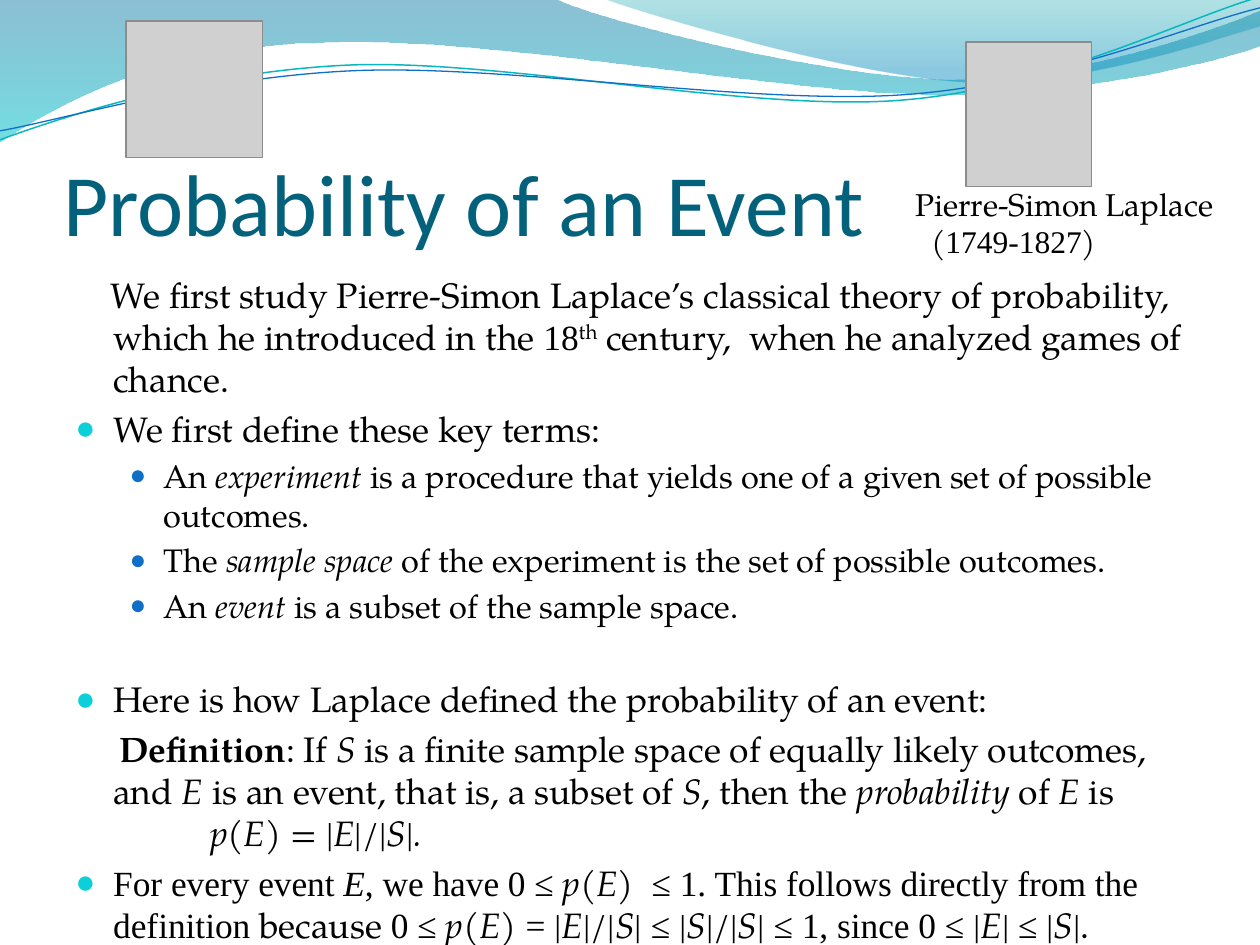
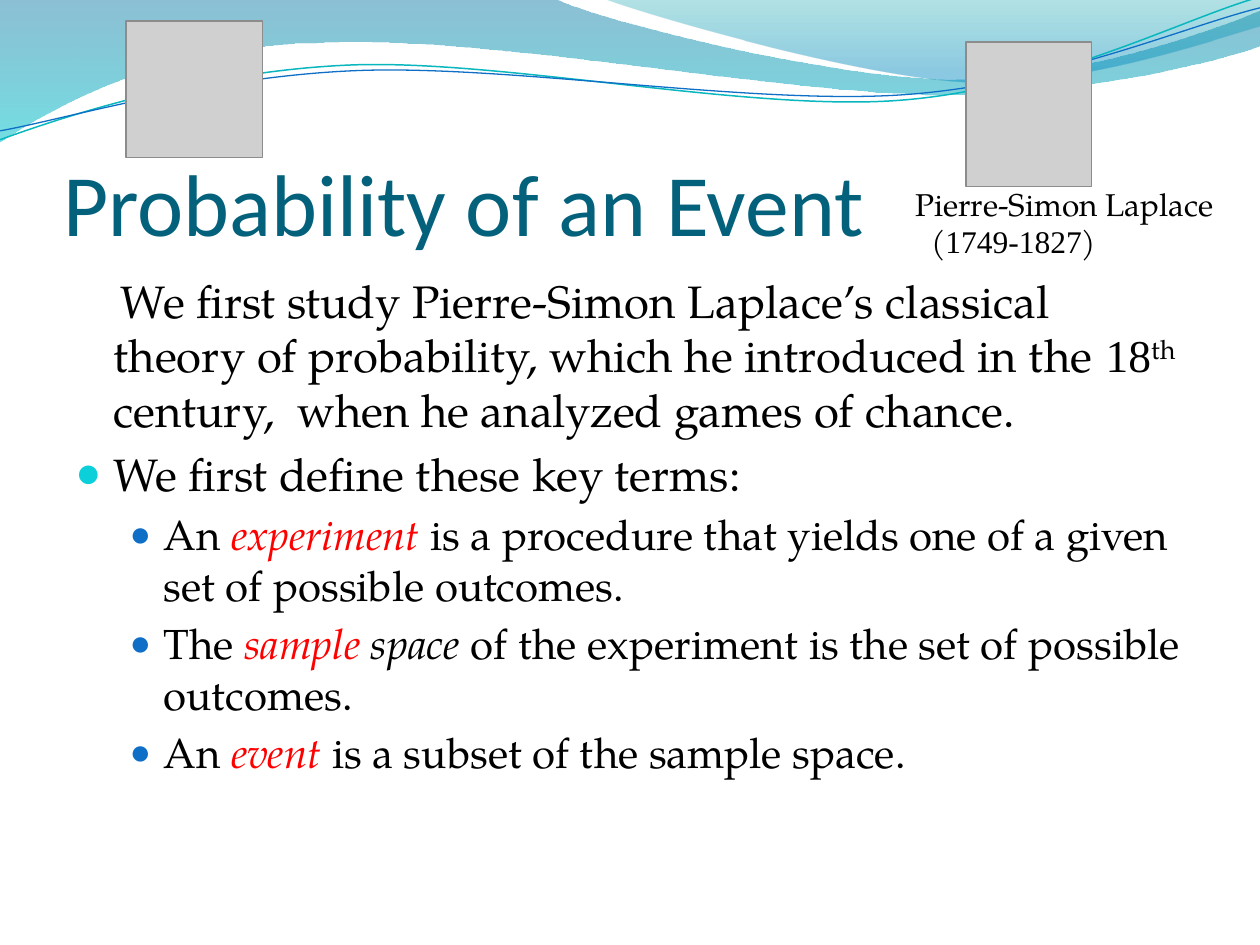
Before and after one commit to lin-chen-GA/lin-chen-GA.github.io, a slide deck: slide 3 of cs2620/slides/cs2620_notes7.pptx. Drawn at 1260x945 pixels with LibreOffice and Linux fonts; fonts in the diff are those of the drawing; grey boxes stand for pictures; background and template pictures are left out. Boxes give left, top, right and bottom in pixels: in the first picture for what was removed or moved away, otherwise in the second. Text is boxed around its words. In the diff, an @@ line names an element or a change of style, - is before the commit and + after.

```diff
--- a/cs2620/slides/cs2620_notes7.pptx
+++ b/cs2620/slides/cs2620_notes7.pptx
@@ text "We first study Pierre-Simon Laplace’s ..." at box(113, 284, 1179, 780): size 20.1 to 26 pt in "We first study Pierre-Simon Laplace’s classical theory ...", "We first define these key terms:"; size 18.6 to 24 pt in "An experiment is a procedure that yields ...", "The sample space of the experiment is ...", "An event is a subset of the ..."; text colour #000000 to #FF0000 in "experiment", "sample", "event"; more space between paragraphs @@
@@ text at box(113, 686, 1147, 945): paragraphs removed @@
-● Here is how Laplace defined the probability of an event:
-Definition: If S is a finite sample space of equally likely outcomes, and E is an event, that is, a subset of S, then the probability of E is p(E) = |E|/|S|.
-● For every event E, we have 0 ≤ p(E) ≤ 1. This follows directly from the definition because 0 ≤ p(E) = |E|/|S| ≤ |S|/|S| ≤ 1, since 0 ≤ |E| ≤ |S|.
```
Also in this commit, not shown: 3 slides added, 6 other files.
